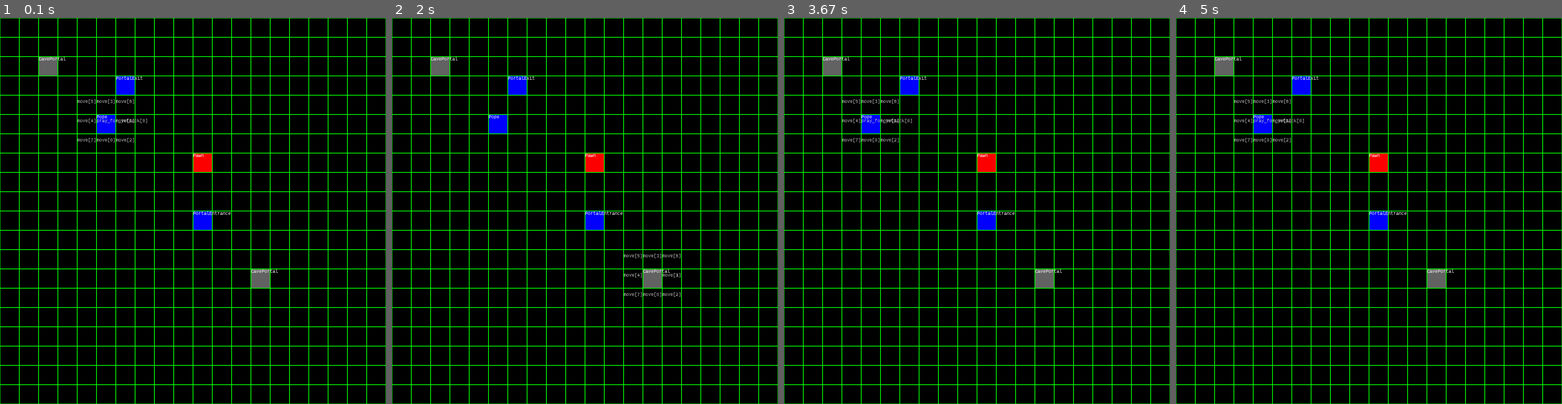
Above: before the commit, frames 1-4 (left to right).
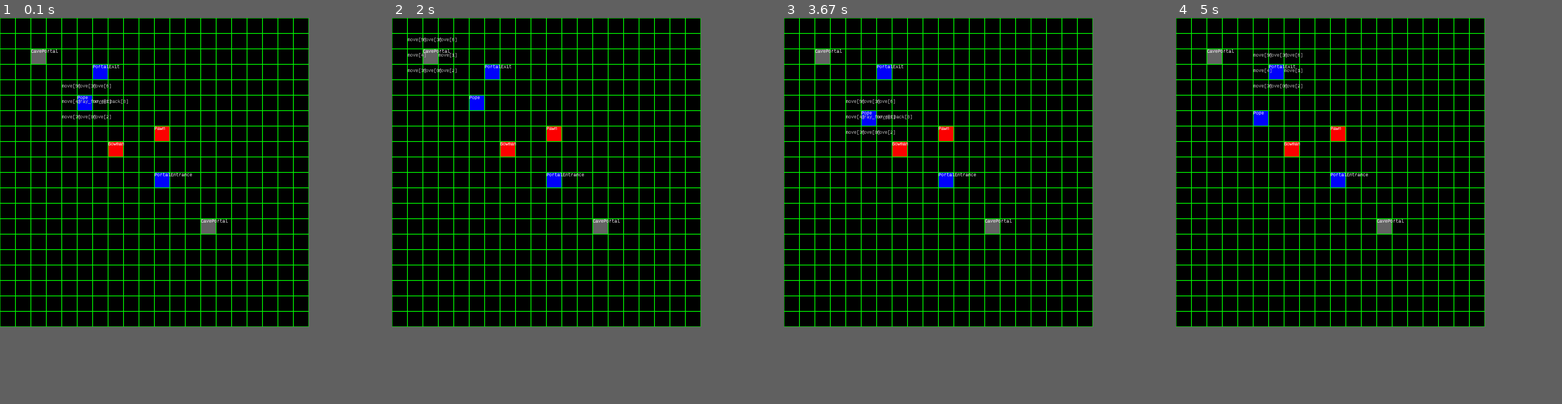
Above: after the commit, the same moments.

Repository: turnipjs/memechess
Game: pygame game, started from pygame_test.py
Two runs of this game, one before a commit and one after it. Both use one fixed random seed, a clock stepped at 60 frames per second and the inputs below.
Inputs (mouse positions are in pixels of both pictures, inside the frame that each line leads up to):
- Up to frame 1 (0.1 s): no input
- Up to frame 2 (2 s): click (507, 145) at 0.38 s, where only the run after the commit has a clickable "Bowman"; click "CavePortal" at 0.72 s; click "Pawn" at 1.05 s; right-click (550, 203) at 1.38 s; click "CavePortal" at 1.72 s
- Up to frame 3 (3.67 s): click (888, 72) at 2.05 s; click "Pope" at 2.88 s; right-click (868, 118) at 3.55 s
- Up to frame 4 (5 s): click (1291, 145) at 4.38 s, where only the run after the commit has a clickable "Bowman"; click (1284, 72) at 4.75 s
In our replay, the window is 900x900 before the commit and 720x720 after it. These sizes can differ from the game's own. Grey fills any space a smaller window leaves; there, only what the larger window draws over its background counts as a difference.

The runs differ from the first frame. In frame 1, 15% of the frame differs, in the area x 0-100%, y 0-100%; in frame 2, 15%; in frame 3, 15%; in frame 4, 15%.

Commit message:
Fixed bowman, added bowman to test

Diff:
--- a/datamodel/bowman.py
+++ b/datamodel/bowman.py
@@ -11,7 +11,7 @@
             if res.type == MoveResult.Type.REGULAR:
                 actions.append(Action("move", *res.pos))
 
-        for vector in ((0, 2, 0), (2, 0, 0), (2, 2, 0), (0, -2, 0), (-2, 0, 0), (-2, -2, 0), (-2, 2, 0), (2, -2, 0), (1, 2, 0), (2, 1, 0), (-1, 2), (2, -1), (1, -2), (-2, 1), (-1, -2), (-2, -1)):
+        for vector in ((0, 2, 0), (2, 0, 0), (2, 2, 0), (0, -2, 0), (-2, 0, 0), (-2, -2, 0), (-2, 2, 0), (2, -2, 0), (1, 2, 0), (2, 1, 0), (-1, 2, 0), (2, -1, 0), (1, -2, 0), (-2, 1, 0), (-1, -2, 0), (-2, -1, 0)):
             res = self.game.step_move_to(self, self.pos, vector)
             if res.type == MoveResult.Type.CAPTURE:
                 actions.append(Action("capture", *res.pos))
--- a/datamodel/portal.py
+++ b/datamodel/portal.py
@@ -3,7 +3,6 @@
 
 class PortalExit(Piece):
 	can_capture = False
-	can_be_captured = False
 
 	def get_actions(self):
 		actions = []
@@ -37,6 +36,7 @@
 
 class CavePortal(PortalEntrance):
 	preserves_speed = True
+	can_be_captured = False
 
 def make_cave_pair(game, pos1, pos2):
 	a = CavePortal(game, pos1, Color.NONE, None)
--- a/pygame_test.py
+++ b/pygame_test.py
@@ -1,7 +1,7 @@
 import pygame
-from datamodel import game, pawn, rook, bishop, queen, portal, king, pope
+from datamodel import game, pawn, rook, bishop, queen, portal, king, pope, bowman
 
-SQUARE_SIZE=50
+SQUARE_SIZE=40
 
 pygame.init()
 screen = pygame.display.set_mode((20*SQUARE_SIZE, 20*SQUARE_SIZE))
@@ -14,6 +14,7 @@
 
 board.add_piece(portal.PortalEntrance(board, (10, 10, 0), game.Color.WHITE, b))
 board.add_piece(pawn.Pawn(board, (10, 7, 0), game.Color.BLACK))
+board.add_piece(bowman.Bowman(board, (7, 8, 0), game.Color.BLACK))
 
 [board.add_piece(i) for i in portal.make_cave_pair(board, (13, 13, 0), (2, 2, 0))]
 
